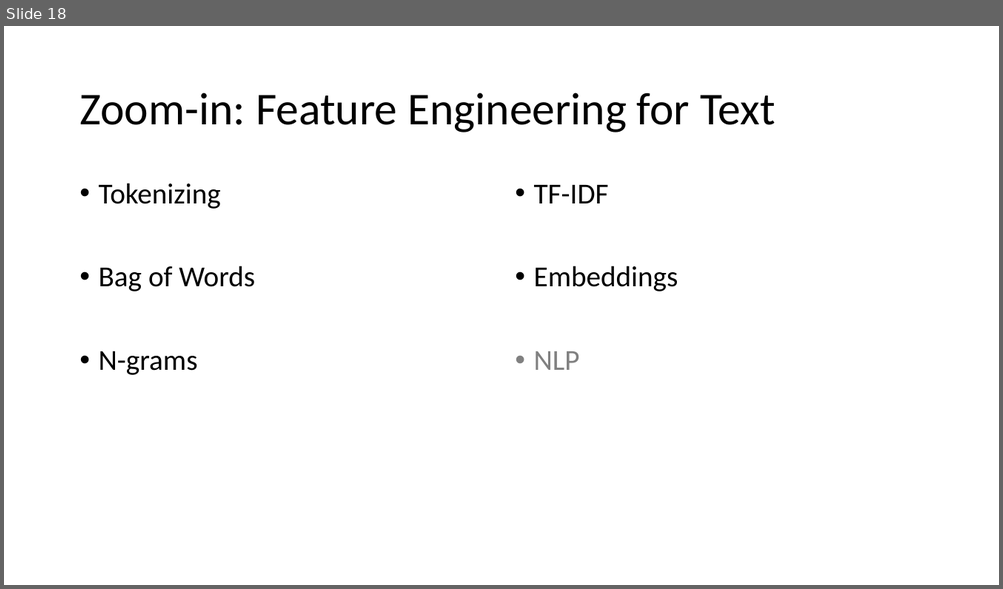
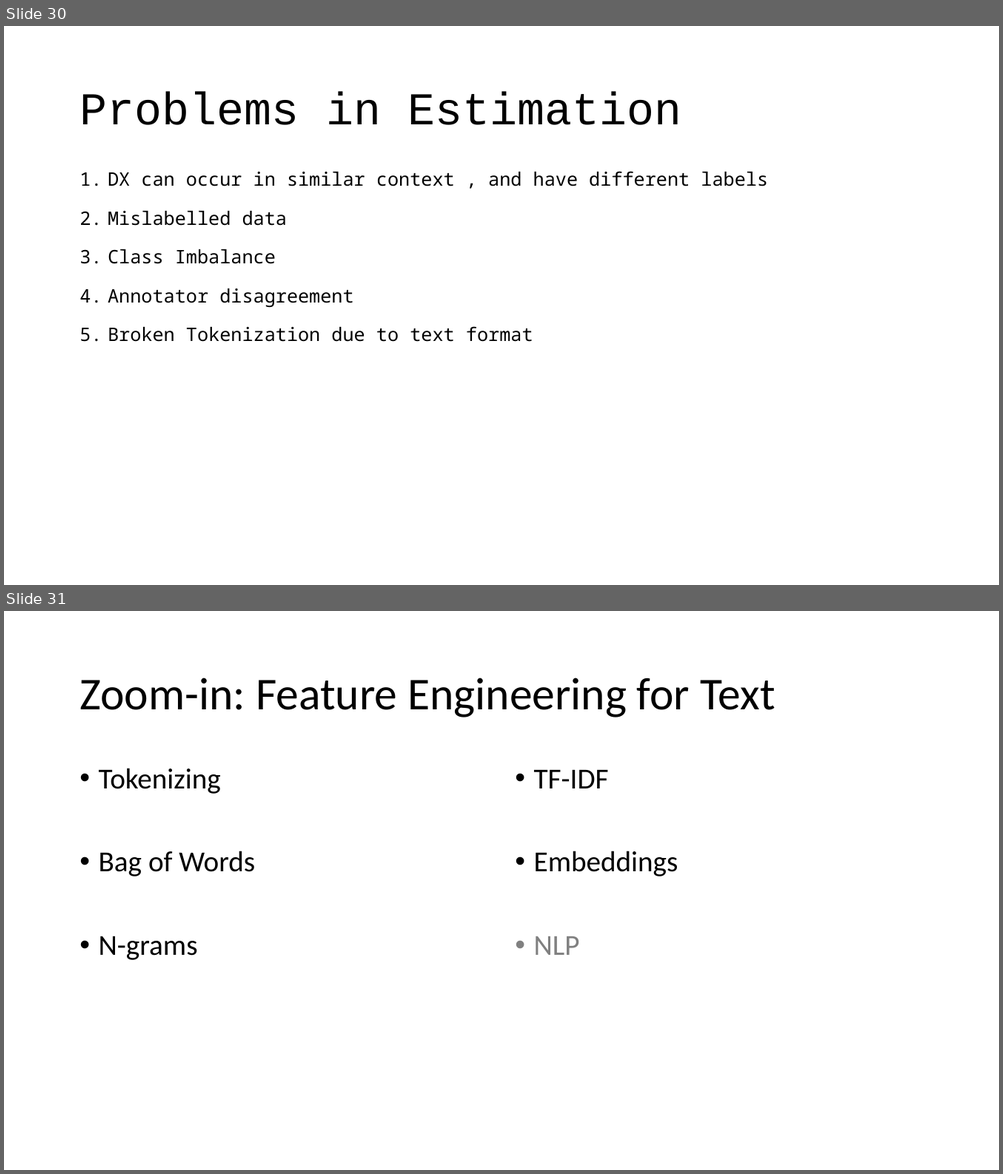
Before and after one commit to maelstromdat/MediTechBigData, a slide deck: 5. Adv. Feature Engineering.pptx. Shown one above the other, each under a label of ours: slide 18 before the commit, slides 30 and 31 after it. The pictures are 1003x589 and 1003x1174 pixels, drawn with LibreOffice and Linux fonts; fonts in the diff are those of the drawing. Boxes give left, top, right and bottom in pixels: in the first picture for what was removed or moved away, otherwise in the second. Text is boxed around its words. In the diff, an @@ line names an element or a change of style, - is before the commit and + after.

```diff
--- a/5. Adv. Feature Engineering.pptx
+++ b/5. Adv. Feature Engineering.pptx
@@ slide 30 added at <box>4,26,999,585</box>, background #FFFFFF @@
@@ title added at <box>79,92,682,125</box>, 44 pt, text #000000 @@
+Problems in Estimation
@@ text added at <box>108,171,768,342</box>, 18 pt, text #000000 @@
+1. DX can occur in similar context , and have different labels
+2. Mislabelled data
+3. Class Imbalance
+4. Annotator disagreement
+5. Broken Tokenization due to text format
@@ what was slide 18 is now slide 31 @@
```
Also in this commit, not shown: 1 slide changed, 13 other slides added, 1 slide removed, 1 other file.
